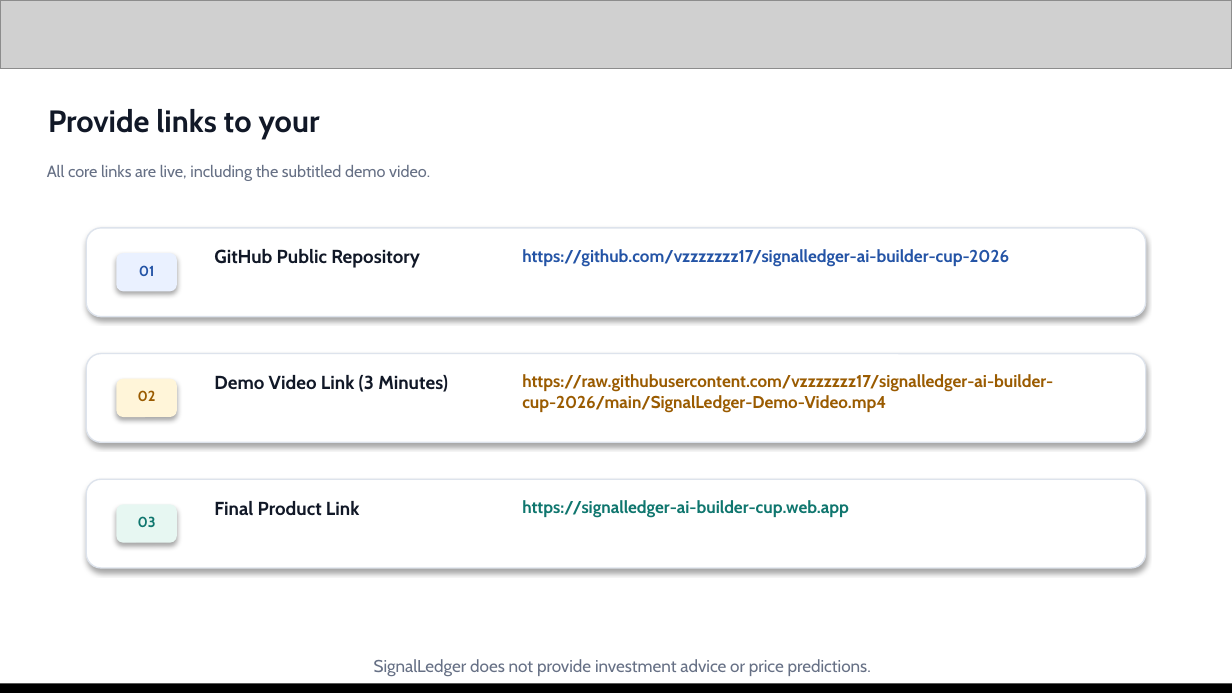
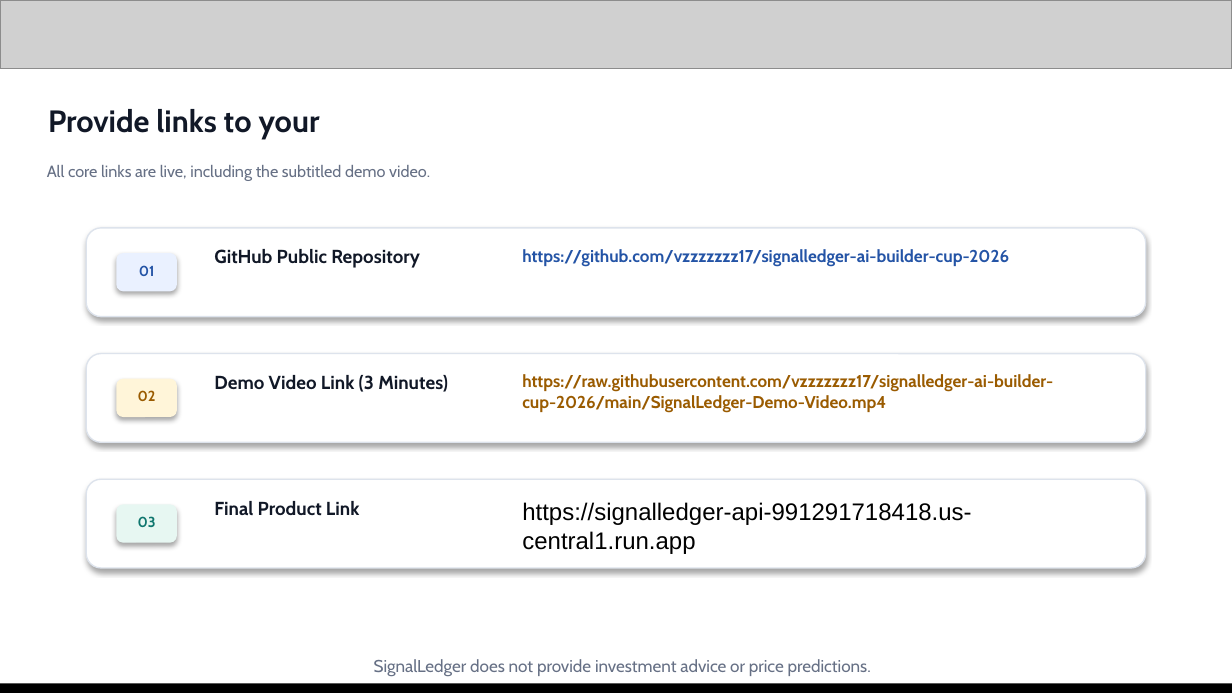
Before and after one commit to vzzzzzzz17/signalledger-ai-builder-cup-2026, a slide deck: slide 13 of SignalLedger-Official-Submission-Template.pptx. Drawn at 1232x693 pixels with LibreOffice and Linux fonts; fonts in the diff are those of the drawing; grey boxes stand for pictures. Boxes give left, top, right and bottom in pixels: in the first picture for what was removed or moved away, otherwise in the second. Text is boxed around its words. In the diff, an @@ line names an element or a change of style, - is before the commit and + after.

```diff
--- a/SignalLedger-Official-Submission-Template.pptx
+++ b/SignalLedger-Official-Submission-Template.pptx
@@ text at [522, 502, 971, 554]: text changed; size 10 to 14 pt; font Cabin to Arial; text colour #0F766E to #000000; bold off @@
-https://signalledger-ai-builder-cup.web.app
+https://signalledger-api-991291718418.us-central1.run.app
```
Also in this commit, not shown: 1 other slide changed, 7 other files.
